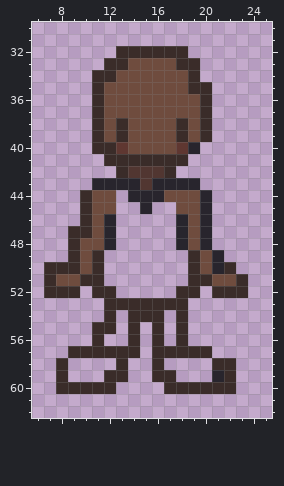
Pixel-art sprite -- Assets/Sprites/Human/Resources/Skin/4.png. The picture above was drawn from the file before the commit.
The file is 32x64 pixels. Shown: x 6..25, y 30..62.
The result:
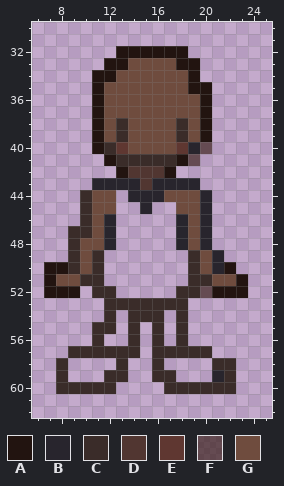
Palette (. is transparent): A #221410  B #28252d  C #3a2c29  D #513631  E #5f3731  F #260c0099  G #6f4c3e
Changes in this commit:
{"y":32,"x":13,"old":"CCCCCC","new":"AAAAAA"}
{"y":33,"x":12,"old":"CC","new":"AA"}
{"y":33,"x":18,"old":"CC","new":"AA"}
{"y":34,"x":11,"old":"CC","new":"AA"}
{"y":34,"x":19,"old":"C","new":"A"}
{"y":35,"x":11,"old":"C","new":"A"}
{"y":35,"x":19,"old":"CC","new":"AA"}
{"y":36,"x":11,"old":"C","new":"A"}
{"y":36,"x":20,"old":"C","new":"A"}
{"y":37,"x":11,"old":"C","new":"A"}
{"y":37,"x":20,"old":"C","new":"A"}
{"y":38,"x":11,"old":"C","new":"A"}
{"y":38,"x":20,"old":"C","new":"A"}
{"y":39,"x":11,"old":"C","new":"A"}
{"y":39,"x":20,"old":"C","new":"A"}
{"y":40,"x":11,"old":"C","new":"A"}
{"y":40,"x":20,"old":".","new":"F"}
{"y":41,"x":12,"old":"C","new":"A"}
{"y":41,"x":18,"old":"C.","new":"AF"}
{"y":42,"x":13,"old":"C","new":"A"}
{"y":42,"x":17,"old":"C","new":"A"}
{"y":50,"x":7,"old":"CC","new":"AA"}
{"y":50,"x":22,"old":"C","new":"A"}
{"y":51,"x":7,"old":"C","new":"A"}
{"y":51,"x":23,"old":"C","new":"A"}
{"y":52,"x":7,"old":"CCC","new":"AAA"}
{"y":52,"x":20,"old":".CCC","new":"FAAA"}
{"label":"changed","picture_box":[92,46,212,178]}
{"label":"changed","picture_box":[44,262,80,298]}
{"label":"changed","picture_box":[200,262,248,298]}
